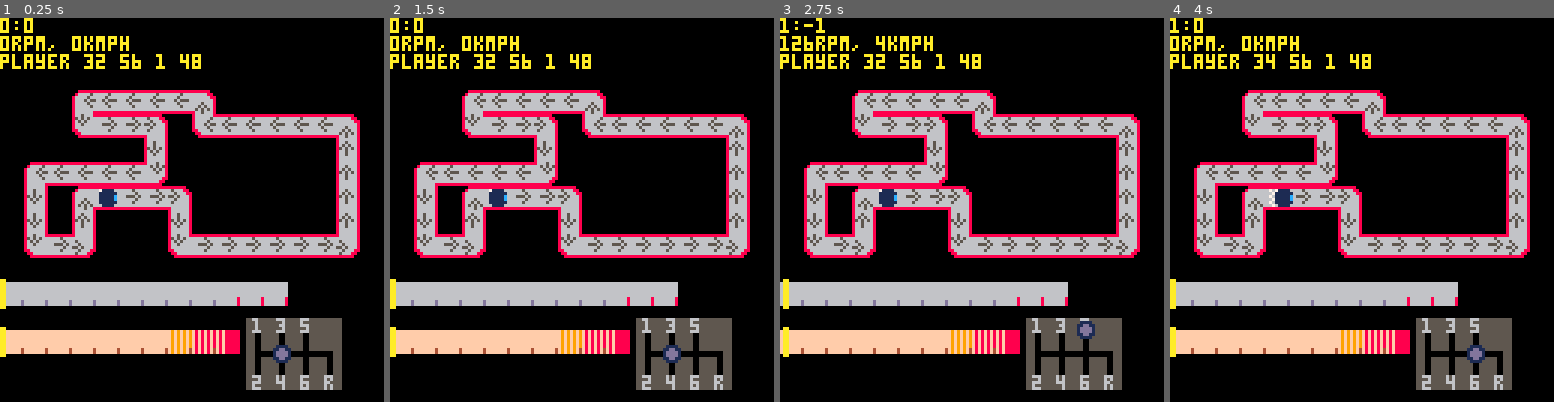
Above: before the commit, frames 1-4 (left to right).
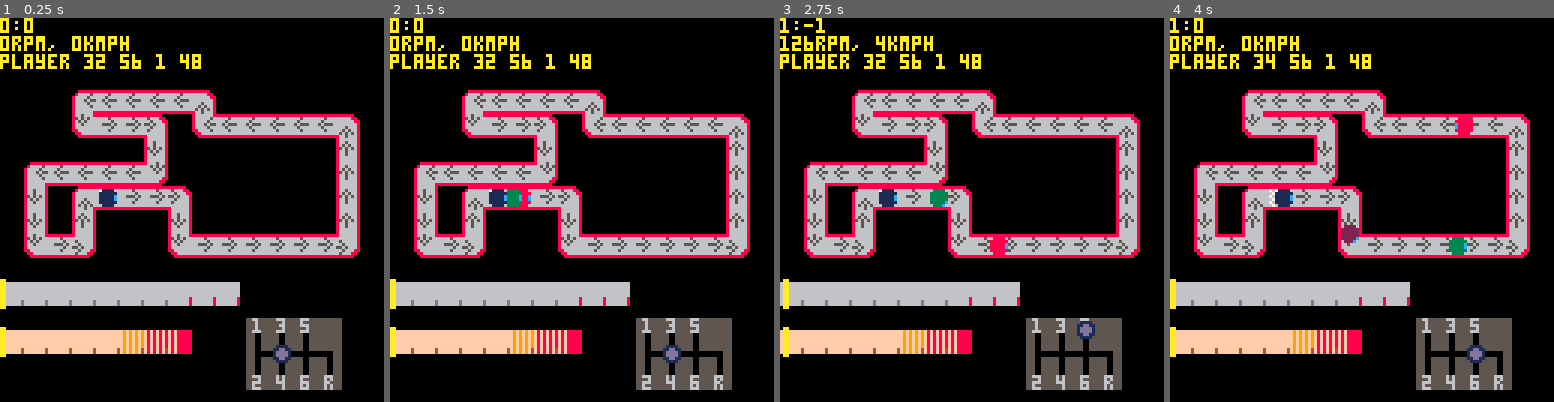
Above: after the commit, the same moments.

Repository: VedVid/PICOdrag
Game: PICO-8 cartridge picodrag.p8
The game is run twice, just before and just after one commit, with the same random seed, the same clock (stepped at 60 frames per second) and the same inputs.
Inputs:
- Up to frame 1 (0.25 s): no input
- Up to frame 2 (1.5 s): no input
- Up to frame 3 (2.75 s): hold Right 1.6-2.1 s; hold Up 2.15-2.42 s; hold Right from 2.47 s (still down)
- Up to frame 4 (4 s): release Right at 3.03 s; hold Left 3.08-3.58 s; hold Down 3.63-3.97 s

The runs differ from the first frame. In frame 1, 2.3% of the frame differs, in the area x 32-75%, y 68-88%; in frame 2, 2.5%; in frame 3, 2.6%; in frame 4, 2.8%, in the area x 32-79%, y 25-88%.

Commit message:
Opponents are part of the game now

Diff:
--- a/picodrag.p8
+++ b/picodrag.p8
@@ -8,30 +8,30 @@
  fps = 30
  km_ratio = 0.1
  track = make_track()
- player = make_player(track)
- car = make_car()
- ui = create_ui(car)
+ player = make_player()
+ opponents = make_opponents()
+ ui = create_ui(player)
 end
 
 function _update()
- handle_keys()
- player_update(player, car, track)
- car_update(car)
- gauges_update(ui, car)
+ handle_keys(player.car)
+ actors_update(opponents, player, track)
+ cars_update(opponents, player)
+ gauges_update(ui, player.car)
 end
 
 function _draw()
  cls()
- draw_ui(ui, car)
+ draw_ui(ui, player)
  draw_track(track)
- draw_player(player)
+ draw_actors(opponents, player)
  if ui.gearbox.current_gear then
   print(ui.gearbox.current_gear[1]..":"..ui.gearbox.current_gear[2])
  else
   print("no gearbox info")
  end
- if (car.current_rpm) or (car.current_speed) then
-  print(car.current_rpm.."rpm, "..car.current_speed.."kmph")
+ if (player.car.current_rpm) or (player.car.current_speed) then
+  print(player.car.current_rpm.."rpm, "..player.car.current_speed.."kmph")
  else
   print("no rpm and speed info")
  end
@@ -45,14 +45,14 @@
 -->8
 -- creation of ui elements
 
-function create_ui(car)
+function create_ui(player)
  local ui = {}
  ui.speedometer =
-  create_speedometer(0, 88, car)
+  create_speedometer(0, 88, player.car)
  ui.tachometer =
-  create_tachometer(0, 104)
+  create_tachometer(0, 104, player.car)
  ui.gearbox =
-  create_gearbox(90, 108, car)
+  create_gearbox(90, 108, player.car)
  return ui
 end
 
@@ -80,7 +80,7 @@
   create_gauge(x, y, sprites)
 end
 
-function create_tachometer(x, y)
+function create_tachometer(x, y, car)
  local sprites = {}
  for i=1, (car.rpm_max_for_gauge / 1000) - 1  do
   add(sprites, 17)
@@ -170,13 +170,19 @@
 -->8
 -- drawing functions
 
-function draw_player(player)
+function draw_actors(opponents, player)
+ for k, v in pairs(opponents) do
+  pal(1, v.color)
+  spr(v.sprite, v.x, v.y)
+ end
+ pal(1, player.color)
  spr(player.sprite, player.x, player.y)
-end
-
-function draw_ui(ui, car)
+ pal()
+end
+
+function draw_ui(ui, player)
  draw_gauges()
- draw_gearbox(car)
+ draw_gearbox(player.car)
 end
 
 function draw_track(track)
@@ -242,7 +248,7 @@
 -->8
 -- handling keys
 
-function handle_keys()
+function handle_keys(car)
  -- left:  0
  -- right: 1
  -- up:    2
@@ -366,98 +372,159 @@
   ui.gearbox.current_gear = ngear
   ui.gearbox.handle.x += 8*dir[1]
   ui.gearbox.handle.y += 8*dir[2]
-  car_calc_dropdown(car)
+  car_calc_dropdown(player.car)
+ end
+end
+
+function handle_opponent_car(opponent)
+ local cgear = opponent.car.current_gear
+ local ngear = nil
+ if cgear == 0 then
+  ngear = 1
+ else
+  if (opponent.car.current_rpm >=
+   opponent.car.rpm_max) then
+    if cgear < 5 then
+     ngear = cgear + 1
+    elseif (cgear == 5 and
+     opponent.car.gears_data[6]) then
+     ngear = cgear + 1
+    end
+  end
+ end
+ if ngear then
+  opponent.car.current_gear = ngear
  end
 end
 
 -->8
 -- player and cars
 
-function make_player(track)
+function make_player()
  local player = {}
+ player.color = 1
  player.x = track.start_x
  player.x_dec = 0
  player.y = track.start_y
  player.y_dec = 0
  player.sprite = 48
  player.cell = 1
+ player.car = make_hondu()
  return player
 end
 
-function player_update(player, car, track)
+function make_opponents()
+ local opponents = {}
+ local opponent_1 = {}
+ opponent_1.ai = 1
+ opponent_1.color = 2
+ opponent_1.x = track.start_x
+ opponent_1.x_dec = 0
+ opponent_1.y = track.start_y
+ opponent_1.y_dec = 0
+ opponent_1.sprite = 48
+ opponent_1.cell = 1
+ opponent_1.car = make_porssa()
+ add(opponents, opponent_1)
+ local opponent_2 = {}
+ opponent_2.ai = 1
+ opponent_2.color = 8
+ opponent_2.x = track.start_x
+ opponent_2.x_dec = 0
+ opponent_2.y = track.start_y
+ opponent_2.y_dec = 0
+ opponent_2.sprite = 48
+ opponent_2.cell = 1
+ opponent_2.car = make_hondu()
+ add(opponents, opponent_2)
+ local opponent_3 = {}
+ opponent_3.ai = 1
+ opponent_3.color = 3
+ opponent_3.x = track.start_x
+ opponent_3.x_dec = 0
+ opponent_3.y = track.start_y
+ opponent_3.y_dec = 0
+ opponent_3.sprite = 48
+ opponent_3.cell = 1
+ opponent_3.car = make_abarb()
+ add(opponents, opponent_3)
+ return opponents
+end
+
+function actor_update(actor, track)
  local move_x = 0
  local move_y = 0
  local cell = nil
- if track.cells[player.cell] then
-  cell = track.cells[player.cell][3]
+ if track.cells[actor.cell] then
+  cell = track.cells[actor.cell][3]
  else
-  player.cell = 1
-  cell = track.cells[player.cell][3]
+  actor.cell = 1
+  cell = track.cells[actor.cell][3]
  end
  local ncell = nil
- if track.cells[player.cell+1] then
-  ncell = track.cells[player.cell+1][3]
+ if track.cells[actor.cell+1] then
+  ncell = track.cells[actor.cell+1][3]
  else
   ncell = track.cells[1][3]
  end
  if cell == 10 or
   cell == 42 then
-  move_x = car.current_speed * km_ratio
+  move_x = actor.car.current_speed * km_ratio
  elseif cell == 26 then
-  move_x = (-1) * car.current_speed * km_ratio
+  move_x = (-1) * actor.car.current_speed * km_ratio
  elseif cell == 11 or
   cell == 43 then
-  move_y = car.current_speed * km_ratio
+  move_y = actor.car.current_speed * km_ratio
  elseif cell == 27 then
-  move_y = (-1) * car.current_speed * km_ratio
+  move_y = (-1) * actor.car.current_speed * km_ratio
  elseif cell == 12 then
-  move_x = car.current_speed * km_ratio
+  move_x = actor.car.current_speed * km_ratio
  elseif cell == 13 then
-  move_y = car.current_speed * km_ratio
+  move_y = actor.car.current_speed * km_ratio
  elseif cell == 29 then
-  move_x = (-1) * car.current_speed * km_ratio
+  move_x = (-1) * actor.car.current_speed * km_ratio
  elseif cell == 28 then
-  move_y = (-1) * car.current_speed * km_ratio
+  move_y = (-1) * actor.car.current_speed * km_ratio
  elseif cell == 14 then
-  move_y = car.current_speed * km_ratio
+  move_y = actor.car.current_speed * km_ratio
  elseif cell == 30 then
-  move_x = car.current_speed * km_ratio
+  move_x = actor.car.current_speed * km_ratio
  elseif cell == 31 then
-  move_y = (-1) * car.current_speed * km_ratio
+  move_y = (-1) * actor.car.current_speed * km_ratio
  elseif cell == 15 then
-  move_x = (-1) * car.current_speed * km_ratio
- end
- player.x_dec += move_x
- player.y_dec += move_y
+  move_x = (-1) * actor.car.current_speed * km_ratio
+ end
+ actor.x_dec += move_x
+ actor.y_dec += move_y
  local cont = true
  while cont do
-  if player.x_dec >= 10 then
-   player.x += 1
-   player.x_dec -= 10
-   if player.x % 8 == 0 then
-    player.cell += 1
-	   player.x_dec = 0
+  if actor.x_dec >= 10 then
+   actor.x += 1
+   actor.x_dec -= 10
+   if actor.x % 8 == 0 then
+    actor.cell += 1
+	   actor.x_dec = 0
    end
-  elseif player.x_dec <= -10 then
-   player.x -= 1
-   player.x_dec += 10
-   if player.x % 8 == 0 then
-    player.cell += 1
-	   player.x_dec = 0
+  elseif actor.x_dec <= -10 then
+   actor.x -= 1
+   actor.x_dec += 10
+   if actor.x % 8 == 0 then
+    actor.cell += 1
+	   actor.x_dec = 0
    end
-  elseif player.y_dec >= 10 then
-   player.y += 1
-   player.y_dec -= 10
-   if player.y % 8 == 0 then
-    player.cell += 1
-	   player.y_dec = 0
+  elseif actor.y_dec >= 10 then
+   actor.y += 1
+   actor.y_dec -= 10
+   if actor.y % 8 == 0 then
+    actor.cell += 1
+	   actor.y_dec = 0
    end
-  elseif player.y_dec <= -10 then
-   player.y -= 1
-   player.y_dec += 10
-   if player.y % 8 == 0 then
-    player.cell += 1
-	   player.y_dec = 0
+  elseif actor.y_dec <= -10 then
+   actor.y -= 1
+   actor.y_dec += 10
+   if actor.y % 8 == 0 then
+    actor.cell += 1
+	   actor.y_dec = 0
    end
   else
    cont = false
@@ -465,30 +532,38 @@
  end
  if ncell == 10 or
   ncell == 42 then
-  player.sprite = 48
+  actor.sprite = 48
  elseif ncell == 26 then
-  player.sprite = 52
+  actor.sprite = 52
  elseif ncell == 11 or
   ncell == 43 then
-  player.sprite = 54
+  actor.sprite = 54
  elseif ncell == 27 then
-  player.sprite = 50
+  actor.sprite = 50
  elseif ncell == 12 then
-  player.sprite = 49
+  actor.sprite = 49
  elseif ncell == 13 then
-  player.sprite = 55
+  actor.sprite = 55
  elseif ncell == 29 then
-  player.sprite = 53
+  actor.sprite = 53
  elseif ncell == 28 then
-  player.sprite = 51
+  actor.sprite = 51
  elseif ncell == 14 then
-  player.sprite = 53
+  actor.sprite = 53
  elseif ncell == 30 then
-  player.sprite = 55
+  actor.sprite = 55
  elseif ncell == 31 then
-  player.sprite = 49
+  actor.sprite = 49
  elseif ncell == 15 then
-  player.sprite = 51
+  actor.sprite = 51
+ end
+end
+
+function actors_update(opponents, player, track)
+ actor_update(player, track)
+ for k, v in pairs(opponents) do
+  handle_opponent_car(v)
+  actor_update(v, track)
  end
 end
 
@@ -757,6 +832,13 @@
  return true
 end
 
+function cars_update(opponents, player)
+ car_update(player.car)
+ for k, v in pairs(opponents) do
+  car_update(v.car)
+ end
+end
+
 function car_calc_dropdown(car)
  if car.previous_gear == 1 then
   if car.current_gear == 2 then
Not shown, changed: todo.md
